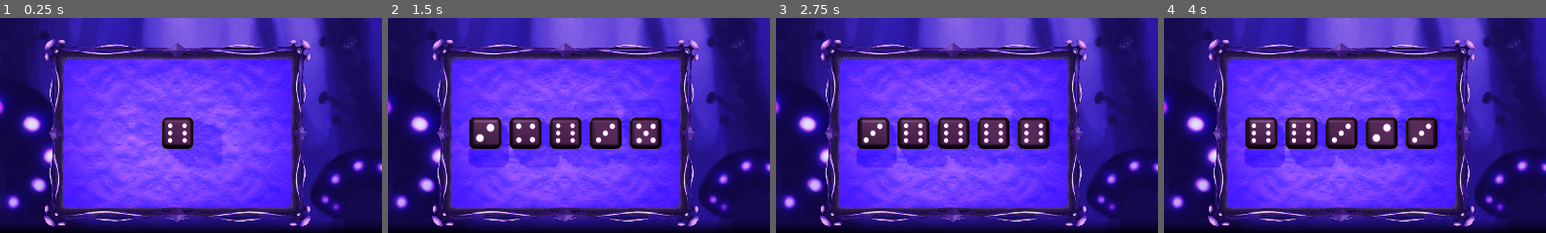
Above: before the commit, frames 1-4 (left to right).
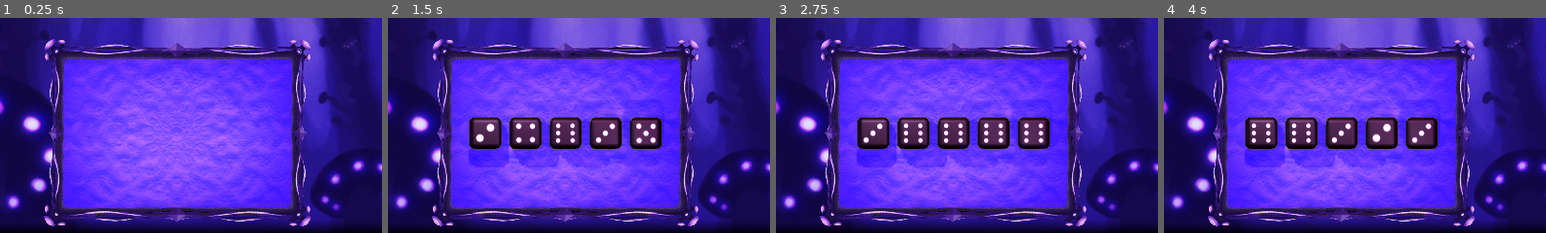
Above: after the commit, the same moments.

Repository: Rubj/dice
Game: Godot game, scene res://Game.tscn
Same seed, same stepped clock (60 frames per second), same inputs: the game is played once before the commit and once after it.
Inputs (mouse positions are % of the whole screen's width and height, from its top left):
- Up to frame 1 (0.25 s): no input
- Up to frame 2 (1.5 s): tap Enter (enter) at 0.5 s; move the mouse to (72, 45) at 0.52 s; click (72, 45) at 0.6 s; tap Space at 1.25 s; move the mouse to (30, 55) at 1.27 s; click (30, 55) at 1.35 s
- Up to frame 3 (2.75 s): tap Enter (enter) at 2, 2.1 s; move the mouse to (60, 28) at 2.02 s; click (60, 28) at 2.3 s
- Up to frame 4 (4 s): tap Space at 2.75 s; move the mouse to (45, 70) at 2.77 s; click (45, 70) at 2.85 s; tap Enter (enter) at 3.5 s; move the mouse to (80, 65) at 3.52 s; click (80, 65) at 3.6 s
The pictures show only the part of the screen within x 27-77%, y 50-100%; the shares and areas given below are measured in that part.

The runs differ from the first frame. In frame 1, 3.0% of the frame differs, in the area x 42-58%, y 46-70%; in frame 2, less than 0.1%; in frame 3, less than 0.1%; in frame 4, less than 0.1%.

Commit message:
fix

Diff:
--- a/node_2d.gd
+++ b/node_2d.gd
@@ -4,6 +4,7 @@
 enum St {NoInput,Veereta,YourTurn,EnemyTurn,Pood,Vali, Test};
 var state: St = St.Veereta;
 var myDice: Array[Taring] = [];
+var taringud: Array[MeshInstance3D] = [];#taringud käes (vb pole vaja)
 var viskeid: int;
 var battleScene: Node3D;
 @onready var D6: PackedScene = preload("res://scenes/d6.tscn");
@@ -14,6 +15,10 @@
 	myDice = [Taring.new(), Taring.new(), Taring.new(), Taring.new(), Taring.new()]; #5d6
 	viskeid = 5; #todo move to battle init add_child(battleScene.instantiate());
 	battleScene = get_node("Battle");
+
+	#todo remove if starting with empty board and test dice removed
+	var taringD6: MeshInstance3D = battleScene.get_node("D6");
+	battleScene.remove_child(taringD6);
 
 # Called every frame. 'delta' is the elapsed time since the previous frame.
 func _process(_delta):
@@ -30,8 +35,8 @@
 		if (state_just_changed): state_just_changed = false; #todo state change handler
 		if (Input.is_action_just_released("enter")):
 			endTurn();
-		elif (Input.is_action_just_pressed("click") && battleScene.mouseOnDice.length() > 0): #&& mouse coordinates
-			var a = battleScene.get_node(battleScene.mouseOnDice);
+		elif (Input.is_action_just_pressed("click") && battleScene.mouseOnDiceIndex > -1): #&& mouse coordinates
+			var a = battleScene.get_node("D6"+str(battleScene.mouseOnDiceIndex));
 			a.toggleSelected(); #pooleli todo
 	elif state == St.Pood:
 		statePoodTick(state_just_changed);
@@ -51,24 +56,20 @@
 	veeretaTaringuid(myDice);
 
 func veeretaTaringuid(ds: Array[Taring]):
-	var battleScene: Node3D = get_node("Battle");
-	var taringD6: MeshInstance3D = battleScene.get_node("D6");
 	var left_side: float = -1;
-	taringD6.position = Vector3(left_side, 0, 0);
-	var taringud: Array[MeshInstance3D] = [taringD6];
 	for i in range(ds.size()):
 		var d = ds[i];
 		d.roll();
-		if (taringud.size() < (i + 1)):
+		if (taringud.size() < (i + 1)): #todo move to initialize dice in hand
 			var t: MeshInstance3D = D6.instantiate();
 			t.name = "D6"+str(i);
+			t.my_index = i;
 			battleScene.add_child(t);
 			t.set_owner(battleScene);
 			t.position = Vector3(left_side + (i*0.5), 0, 0);
 			taringud.push_back(t);
 		var t2 = taringud[i];
-		if (i > 0): #todo remove if starting with empty board and test dice removed
-			t2 = battleScene.get_node("D6"+str(i));
+		t2 = battleScene.get_node("D6"+str(i));
 		turnD6(d.current_side, t2);
 	state = St.Vali
 	print(str(ds.map(func(d): return d.current_side)) + " || viskeid jäänud: " + str(viskeid));
--- a/scenes/battle.gd
+++ b/scenes/battle.gd
@@ -1,6 +1,6 @@
 extends Node3D
 
-var mouseOnDice: String = "";
+var mouseOnDiceIndex: int = -1;
 
 # Called when the node enters the scene tree for the first time.
 func _ready():
--- a/scenes/d_6_esimene_katsetus.gd
+++ b/scenes/d_6_esimene_katsetus.gd
@@ -12,7 +12,7 @@
 #	obj.dice_id = id
 #	return obj
 
-
+var my_index: int;
 var mouse_is_on: bool = false;
 var is_selected: bool = false;
 var outline: MeshInstance3D;
@@ -38,10 +38,10 @@
 
 func mouseOn(v: bool):
 	mouse_is_on = v;
-	var d = "";
-	if v: d = self.name;
-	get_parent().mouseOnDice = d;
-	if v: print(d);
+	var d = -1;
+	if v: d = my_index;
+	get_parent().mouseOnDiceIndex = d;
+	#if v: print(d);
 	if is_selected: return;
 
 	outline.set_visible(v);
